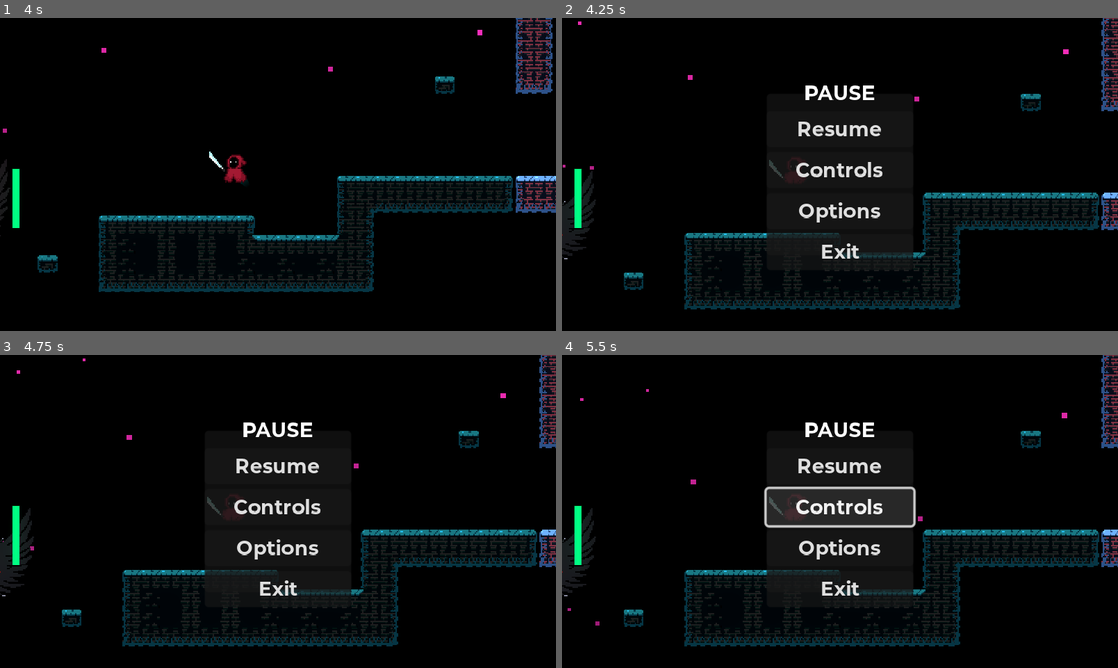
Above: before the commit, frames 1-4 (two rows, left to right).
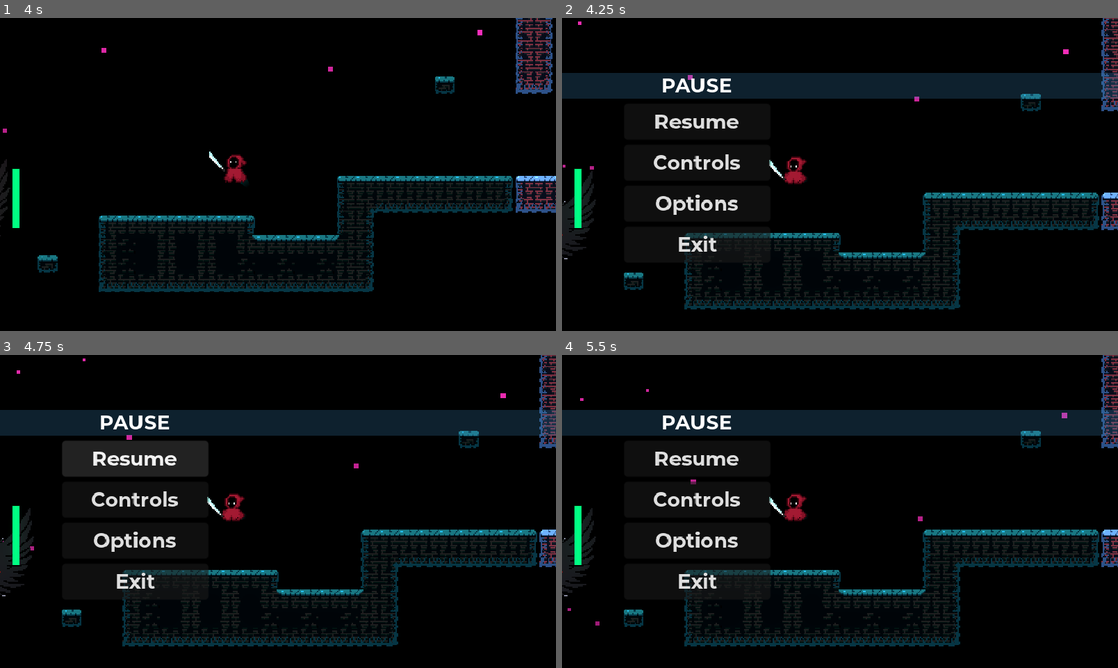
Above: after the commit, the same moments.

Repository: Driannn/AcerolaJam0
Game: Godot game, scene res://Scenes/Main scene/main_scene.tscn
Two runs of this game, one before a commit and one after it. Both use one fixed random seed, a clock stepped at 60 frames per second and the inputs below.
Inputs (mouse positions are in pixels of both pictures, inside the frame that each line leads up to):
- Up to frame 1 (4 s): tap Enter (ui_accept) at 0.5 s; move the mouse to (400, 158) at 0.52 s; hold D (move_right) 0.53-1.28 s; tap X (attack) at 0.6, 2.85 s; click (400, 158) at 0.67 s; tap Space (jump) at 0.77, 1.52, 3.02, 3.77 s; move the mouse to (166, 190) at 1.27 s; hold S 1.28-2.03 s; tap C (dash) at 1.35, 3.6 s; move the mouse to (333, 105) at 2.02 s; hold D (move_right) 2.03-2.78 s; hold F 2.03-2.78 s; move the mouse to (250, 237) at 2.77 s; hold W 2.78-3.53 s; click (250, 237) at 2.92 s; move the mouse to (444, 221) at 3.52 s; hold A (move_left) from 3.53 s (still down)
- Up to frame 2 (4.25 s): keep holding A (move_left); tap Escape (pause) at 4.15 s
- Up to frame 3 (4.75 s): keep holding A (move_left); move the mouse to (111, 464) at 4.27 s; tap F at 4.35 s; tap Space (jump) at 4.52 s
- Up to frame 4 (5.5 s): move the mouse to (867, 511) at 5.02 s; release A (move_left) at 5.03 s; hold S from 5.03 s (still down); tap X (attack) at 5.1 s; click (867, 511) at 5.17 s

Frame 1 is identical in both runs. In frame 2, 12% of the frame differs, in the area x 0-100%, y 17-78%; in frame 3, 14%; in frame 4, 15%.

Commit message:
Update pause_menu.tscn

Diff:
--- a/Scenes/UI/pause_menu.tscn
+++ b/Scenes/UI/pause_menu.tscn
@@ -1,7 +1,13 @@
-[gd_scene load_steps=3 format=3 uid="uid://m5qqeskwgghk"]
+[gd_scene load_steps=4 format=3 uid="uid://m5qqeskwgghk"]
 
 [ext_resource type="Script" path="res://Scenes/UI/pause_menu.gd" id="1_63ibb"]
 [ext_resource type="FontFile" uid="uid://dl8ifxf7qv5ji" path="res://Assets/Fonts/Montserrat-Bold.otf" id="1_fvnia"]
+
+[sub_resource type="StyleBoxLine" id="StyleBoxLine_ee35v"]
+color = Color(0.231373, 0.545098, 0.768627, 0.239216)
+grow_begin = 300.0
+grow_end = 300.0
+thickness = 21
 
 [node name="PauseMenu" type="Control"]
 process_mode = 2
@@ -15,17 +21,15 @@
 
 [node name="Panel" type="Panel" parent="."]
 layout_mode = 1
-anchors_preset = 8
-anchor_left = 0.5
+anchors_preset = 4
 anchor_top = 0.5
-anchor_right = 0.5
 anchor_bottom = 0.5
-offset_left = -59.0
-offset_top = -65.0
-offset_right = 59.0
-offset_bottom = 65.0
-grow_horizontal = 2
+offset_left = 50.0
+offset_top = -82.0
+offset_right = 168.0
+offset_bottom = 82.0
 grow_vertical = 2
+theme_override_styles/panel = SubResource("StyleBoxLine_ee35v")
 
 [node name="VBoxContainer" type="VBoxContainer" parent="Panel"]
 layout_mode = 1
